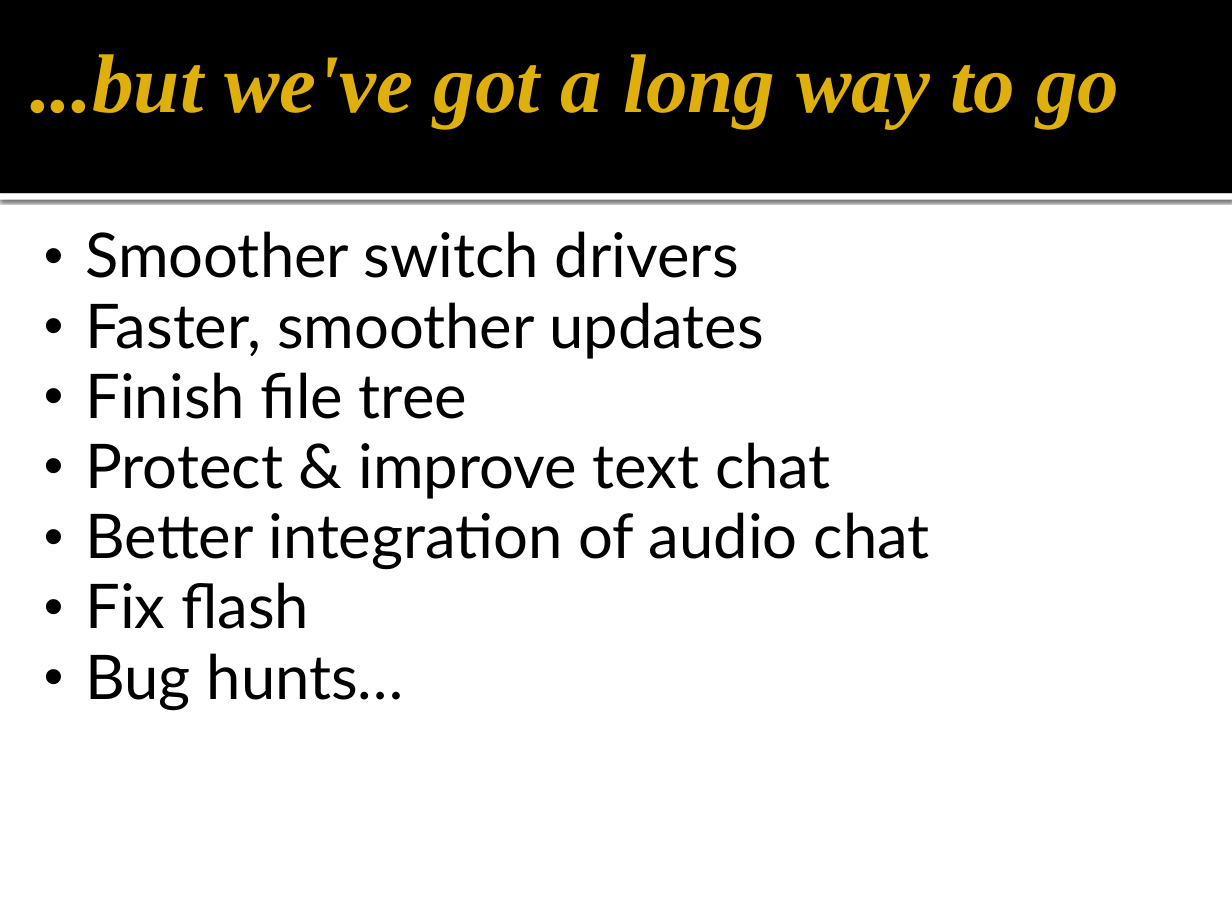
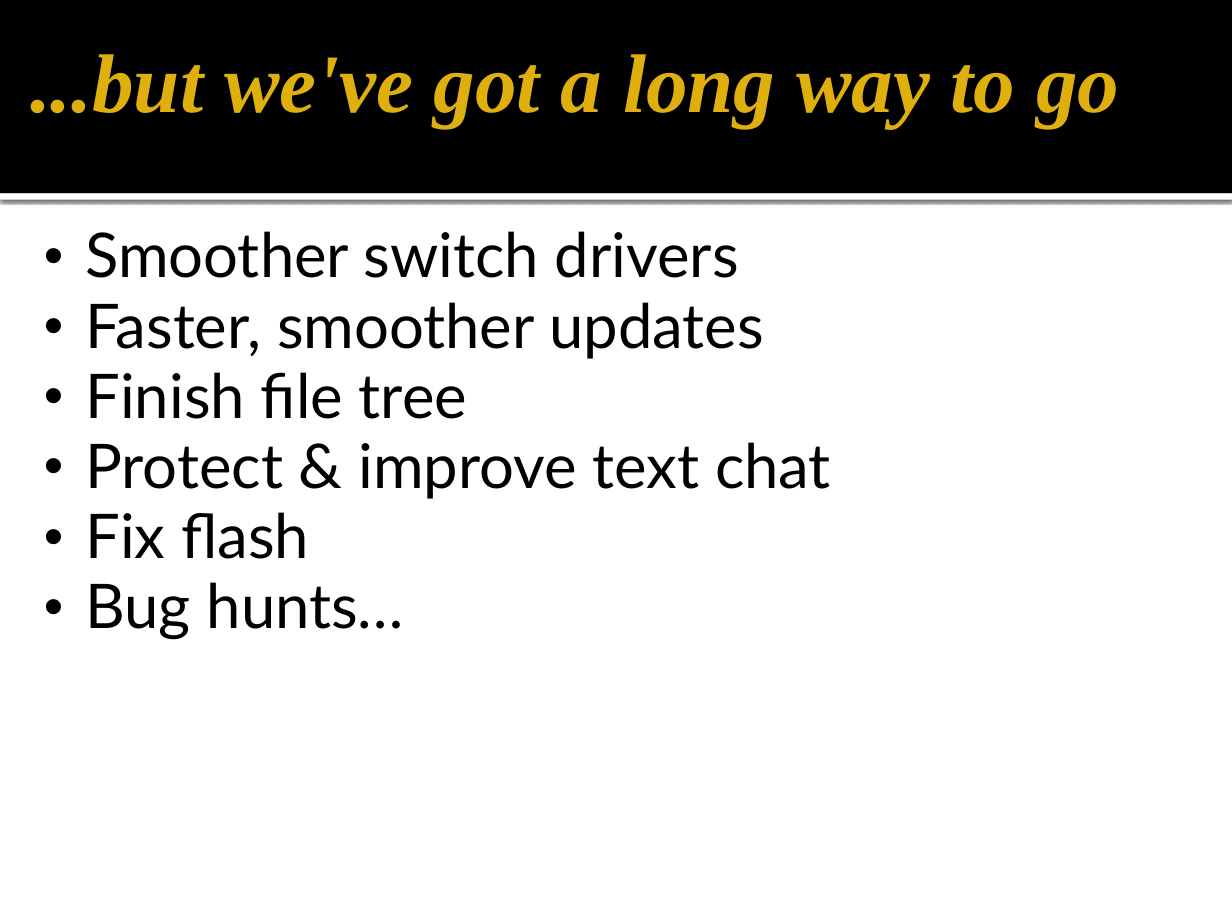
Before and after one commit to gmarcotte/teamceg, a slide deck: slide 15 of pear/submission_materials/PairgrammingDemo.pptx. Drawn at 1232x924 pixels with LibreOffice and Linux fonts; fonts in the diff are those of the drawing; background and template pictures are left out. Boxes give left, top, right and bottom in pixels: in the first picture for what was removed or moved away, otherwise in the second. Text is boxed around its words. In the diff, an @@ line names an element or a change of style, - is before the commit and + after.

Commit message:
presentation

```diff
--- a/pear/submission_materials/PairgrammingDemo.pptx
+++ b/pear/submission_materials/PairgrammingDemo.pptx
@@ text at <box>85,512,930,570</box>: paragraph removed @@
-  • Better integration of audio chat
```
